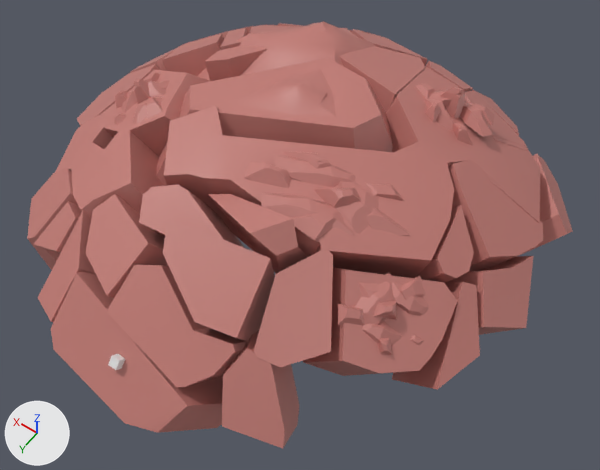
A saved change to the FBX model Assets/Art/Models/mdl_planet_plane_voronoi.fbx.
Camera for both pictures: a camera (50 mm lens) standing at (-121.0, 165.0, 320.0) and looking at (-13.0, 14.0, 82.0). The lights are fixed; the arrows at lower left show +X, +Y and +Z. Where no turn or scale is listed for an object, it has been applied to the vertices.
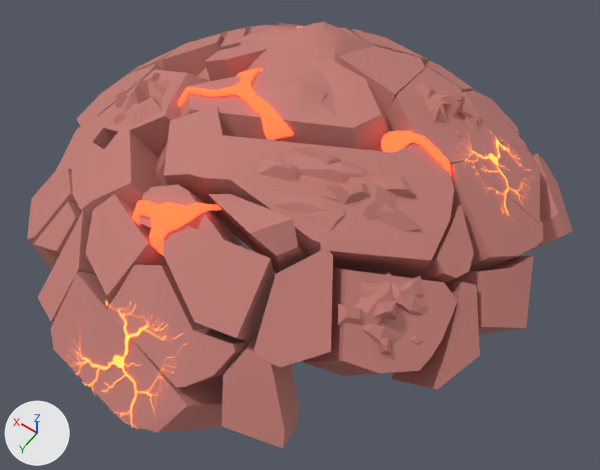
Changed parts and their boxes [x1, y1, x2, y2] in the pictures (600 x 470 px):
'Cube.003', moved, turned
    before: [244, 152, 410, 240]
    after: [258, 147, 421, 231]
'lava_tubes', added (orange)
    after: [132, 68, 451, 256]
'Cube.005', moved, turned
    before: [415, 83, 494, 145]
    after: [412, 82, 484, 138]
'lava_volcano', added
    after: [66, 301, 180, 428]
'lava_volcano.001', added
    after: [458, 131, 527, 215]
'Cube.007', deleted
    before: [108, 354, 125, 370]

Patch to the scene script:
```diff
--- a/Assets/Art/Models/mdl_planet_plane_voronoi.fbx.py
+++ b/Assets/Art/Models/mdl_planet_plane_voronoi.fbx.py
@@ img_tex_volcano_png @@
+img_tex_volcano_png = load_image('tex_volcano.png', '../Textures/tex_volcano.png', 1024, 1024, 'Non-Color')
@@ mat_mat_lava_intense @@
+mat_mat_lava_intense = principled_material('mat_lava_intense')
+mat_mat_lava_intense.base_color = (0.8, 0.0695, 0.00361)  # orange #e74b0c
+mat_mat_lava_intense.roughness = 1.0
+mat_mat_lava_intense.emission_color = (0.672, 0.0666, 0.024)  # red #d6492b
+mat_mat_lava_intense.emission_strength = 3.0
@@ mat_mat_lava_flow @@
+mat_mat_lava_flow = bpy.data.materials.new('mat_lava_flow')
+# colours: orange #e76b00, orange #ff873f
+# uses the picture img_tex_volcano_png
@@ me_cube_019 @@
+me_cube_019.from_pydata(...)  # 1382 vertices, 1376 faces; spans x -67.3..26.0, y -16.7..64.9, z -34.0..-11.1
+me_cube_019.materials.append(mat_mat_lava_intense)  # orange #e74b0c
@@ me_cube_015 @@
+me_cube_015.from_pydata(...)  # 81 vertices, 64 faces; spans x -20.2..20.3, y -16.2..10.4, z -13.5..12.6
+me_cube_015.materials.append(mat_mat_lava_flow)
@@ me_cube_020 @@
+me_cube_020.from_pydata(...)  # 81 vertices, 64 faces; spans x -3.3..28.9, y -10.0..24.7, z -37.8..-11.7
+me_cube_020.materials.append(mat_mat_lava_flow)
@@ ob_cube_007 @@
-ob_cube_007 = bpy.data.objects.new('Cube.007', me_cube_011)
-ob_cube_007.location = (1.9, 102.5, 95.7)
@@ ob_cube_003 @@
 ob_cube_003.parent = ob_planet_side_fracture_002_cell_020
-ob_cube_003.location = (-3313.0, 12032.0, -1864.0)
-ob_cube_003.rotation_euler = (-0.386, -1.338, 0.573)  # degrees (-22, -77, 33)
+ob_cube_003.location = (-3484.0, 12031.0, -1518.0)
+ob_cube_003.rotation_euler = (-0.606, -1.294, 0.792)  # degrees (-35, -74, 45)
 ob_cube_003.scale = (1.0, 0.625, 1.77)
@@ ob_cube_005 @@
 ob_cube_005.parent = ob_planet_side_fracture_002_cell_020
-ob_cube_005.location = (-3685.0, 11360.0, 4443.0)
-ob_cube_005.rotation_euler = (0.241, 0.641, 0.354)  # degrees (14, 37, 20)
+ob_cube_005.location = (-3621.0, 11187.0, 4400.0)
+ob_cube_005.rotation_euler = (0.321, 0.598, 0.629)  # degrees (18, 34, 36)
@@ ob_lava_tubes @@
+ob_lava_tubes = bpy.data.objects.new('lava_tubes', me_cube_019)
+ob_lava_tubes.location = (13.4, -2.4, 138.7)
@@ ob_lava_volcano @@
+ob_lava_volcano = bpy.data.objects.new('lava_volcano', me_cube_015)
+ob_lava_volcano.location = (1.9, 93.5, 88.2)
@@ ob_lava_volcano_001 @@
+ob_lava_volcano_001 = bpy.data.objects.new('lava_volcano.001', me_cube_020)
+ob_lava_volcano_001.location = (-74.0, -44.2, 128.6)
```
